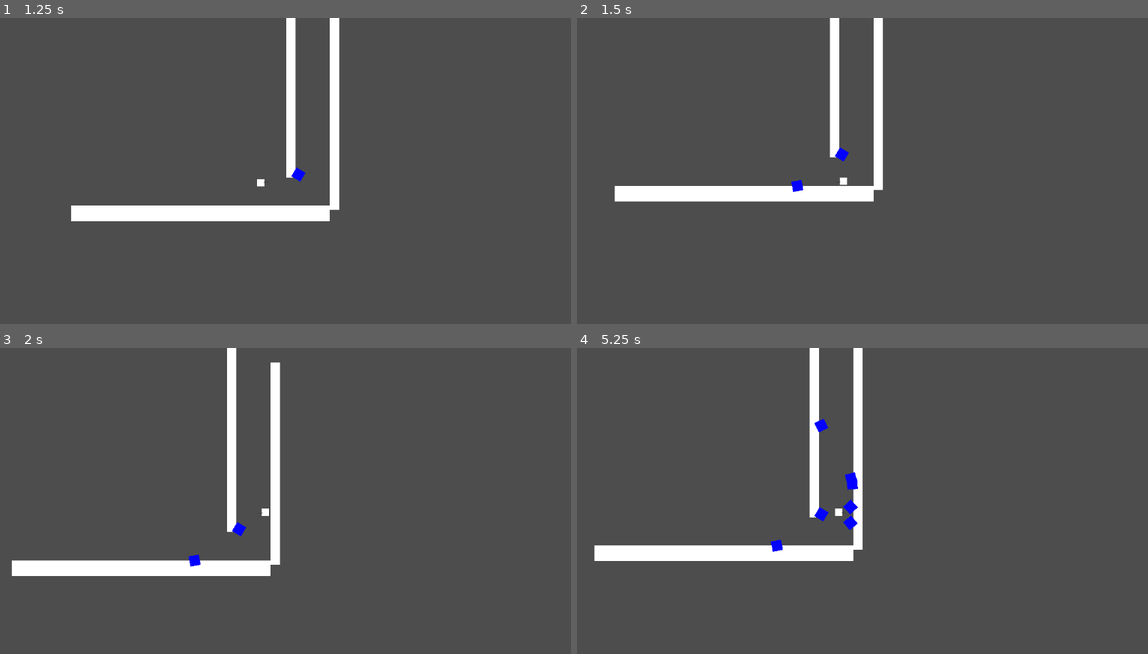
Above: before the commit, frames 1-4 (two rows, left to right).
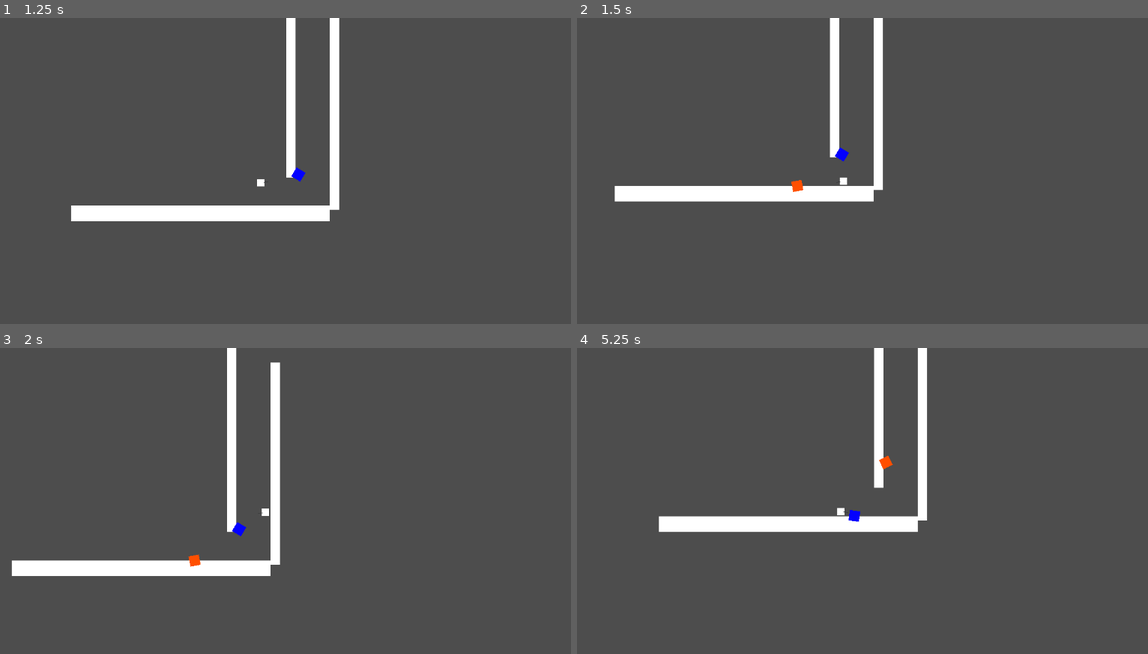
Above: after the commit, the same moments.

Repository: EliasJHL/EpitechJAM_2
Game: Godot game, scene res://main_scene.tscn
The game is run twice, just before and just after one commit, with the same random seed, the same clock (stepped at 60 frames per second) and the same inputs.
Inputs (mouse positions are in pixels of both pictures, inside the frame that each line leads up to):
- Up to frame 1 (1.25 s): tap Enter (ui_accept) at 0.5, 0.77 s; move the mouse to (405, 171) at 0.52 s; hold Right (ui_right) from 0.53 s (still down); click (405, 171) at 0.6 s
- Up to frame 2 (1.5 s): keep holding Right (ui_right); move the mouse to (731, 204) at 1.27 s; click (731, 204) at 1.35 s
- Up to frame 3 (2 s): keep holding Right (ui_right); tap Enter (ui_accept) at 1.52 s
- Up to frame 4 (5.25 s): move the mouse to (908, 442) at 2.02 s; release Right (ui_right) at 2.03 s; hold Left (ui_left) 2.03-2.78 s; click (908, 442) at 2.1 s; tap Enter (ui_accept) at 2.75, 3.02, 3.77, 4.52 s; move the mouse to (816, 583) at 2.77 s; hold Right (ui_right) 2.78-4.28 s; click (816, 583) at 2.85 s; move the mouse to (1028, 568) at 3.52 s; click (1028, 568) at 3.6 s; move the mouse to (668, 467) at 4.27 s; hold Left (ui_left) 4.28-5.03 s; click (668, 467) at 4.35 s; move the mouse to (879, 516) at 5.02 s; hold Right (ui_right) from 5.03 s (still down); click (879, 516) at 5.1 s

Frame 1 is identical in both runs. In frame 2, less than 0.1% of the frame differs, in the area x 37-40%, y 52-57%; in frame 3, less than 0.1%; in frame 4, 8.7%, in the area x 3-62%, y 0-70%.

Commit message:
[ADD][FIX] portal mecanic added & finished

Diff:
--- a/CharacterBody2D.gd
+++ b/CharacterBody2D.gd
@@ -1,8 +1,16 @@
 extends CharacterBody2D
 
-
+#Config du player
 const SPEED = 300.0
 const JUMP_VELOCITY = -400.0
+
+var portal_status = {
+	"last_portal": "None",
+	"portal_count": 0
+}
+
+var blue = false
+var orange = false
 
 var gravity = ProjectSettings.get_setting("physics/2d/default_gravity")
 
@@ -30,6 +38,25 @@
 		var impulse_direction = Vector2.RIGHT.rotated($Weapon_rotation.rotation)
 		impulse_direction = impulse_direction.normalized()
 		bullet.apply_impulse(impulse_direction * 1000)
+		# Création & destruction des murs (mécanique de portal)
+		if portal_status["last_portal"] == "None":
+			bullet.blue = true
+			bullet.orange = false
+			portal_status["last_portal"] = "Blue"
+		elif portal_status["last_portal"] == "Blue":
+			for wall in bullet.created_walls_o:
+					wall.queue_free()
+			bullet.created_walls_o.clear()
+			bullet.blue = false
+			bullet.orange = true
+			portal_status["last_portal"] = "Orange"
+		elif portal_status["last_portal"] == "Orange":
+			for wall in bullet.created_walls_b:
+					wall.queue_free()
+			bullet.created_walls_b.clear()
+			bullet.blue = true
+			bullet.orange = false
+			portal_status["last_portal"] = "Blue"
 
 #Effet de camera pour ajouter de la vie au gameplay
 func camera_shake():
--- a/blue_portal.tscn
+++ b/blue_portal.tscn
@@ -7,7 +7,7 @@
 [sub_resource type="RectangleShape2D" id="RectangleShape2D_u6m5a"]
 size = Vector2(22, 22)
 
-[node name="StaticBody2D" type="StaticBody2D"]
+[node name="blue_portal" type="StaticBody2D"]
 
 [node name="Sprite2D" type="Sprite2D" parent="."]
 modulate = Color(0.0117647, 0, 1, 1)
--- a/bullet.gd
+++ b/bullet.gd
@@ -1,29 +1,48 @@
 extends RigidBody2D
 
-const portal_path = preload("res://blue_portal.tscn")
+const blue_path = preload("res://blue_portal.tscn")
+const orange_path = preload("res://orange_portal.tscn")
+
+static var created_walls_b = []
+static var created_walls_o = []
+
+var blue = false
+var orange = false
 
 # Called when the node enters the scene tree for the first time.
 func _ready():
-	pass # Replace with function body.
-
+	blue = true
+	orange = false
 
 # Called every frame. 'delta' is the elapsed time since the previous frame.
 func _process(delta):
 	pass
-
 
 func _on_body_entered(body):
 	pass
 
 #Gestion de contact avec un mur compatible
 func _on_area_2d_body_entered(body):
-	if body.is_in_group("Portail_OK"):
-		var portal = portal_path.instantiate()
-		portal.global_position = self.global_position
-		portal.global_rotation = self.global_rotation
-		get_tree().get_root().add_child(portal)
-		queue_free()
+	if body.is_in_group("Portail_OK") and self.blue:
+		call_deferred("_create_portal_blue", blue_path)
+	elif body.is_in_group("Portail_OK") and self.orange:
+		call_deferred("_create_portal_orange", orange_path)
 
+func _create_portal_orange(portal_path):
+	var portal = portal_path.instantiate()
+	portal.global_position = self.global_position
+	portal.global_rotation = self.global_rotation
+	get_tree().get_root().add_child(portal)
+	created_walls_o.append(portal)
+	self.queue_free()
+
+func _create_portal_blue(portal_path):
+	var portal = portal_path.instantiate()
+	portal.global_position = self.global_position
+	portal.global_rotation = self.global_rotation
+	get_tree().get_root().add_child(portal)
+	created_walls_b.append(portal)
+	self.queue_free()
 
 #Ajout d'un timer pour que la balle despawn au bout de 5s
 func _on_timer_timeout():
--- a/bullet.tscn
+++ b/bullet.tscn
@@ -29,7 +29,7 @@
 shape = SubResource("RectangleShape2D_gyl35")
 
 [node name="Timer" type="Timer" parent="."]
-wait_time = 3.0
+wait_time = 5.0
 autostart = true
 
 [connection signal="body_entered" from="." to="." method="_on_body_entered"]
--- /dev/null
+++ b/main_scene.gd
@@ -0,0 +1,11 @@
+extends Node2D
+
+
+# Called when the node enters the scene tree for the first time.
+func _ready():
+	pass # Replace with function body.
+
+
+# Called every frame. 'delta' is the elapsed time since the previous frame.
+func _process(delta):
+	pass
--- a/orange_portal.tscn
+++ b/orange_portal.tscn
@@ -7,7 +7,7 @@
 [sub_resource type="RectangleShape2D" id="RectangleShape2D_u6m5a"]
 size = Vector2(22, 22)
 
-[node name="StaticBody2D" type="StaticBody2D"]
+[node name="orange_portal" type="StaticBody2D"]
 
 [node name="Sprite2D" type="Sprite2D" parent="."]
 modulate = Color(1, 0.309804, 0, 1)
